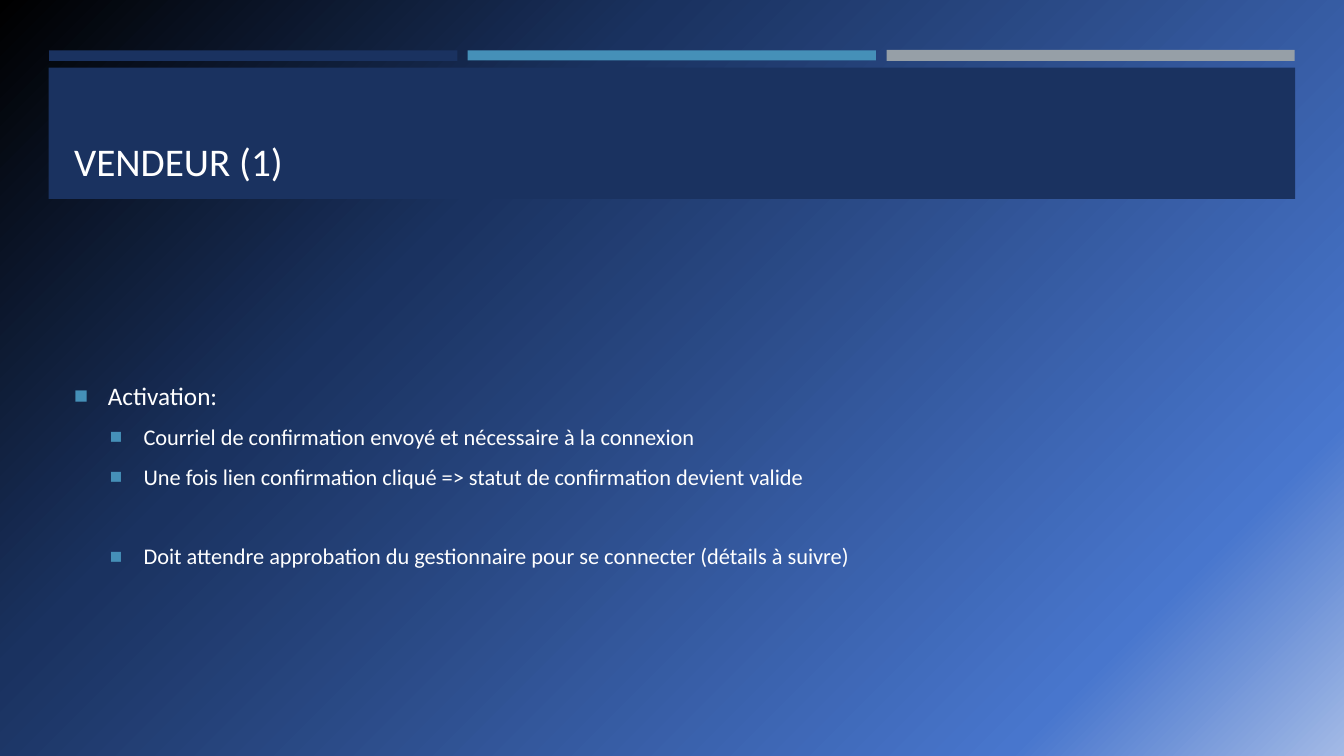
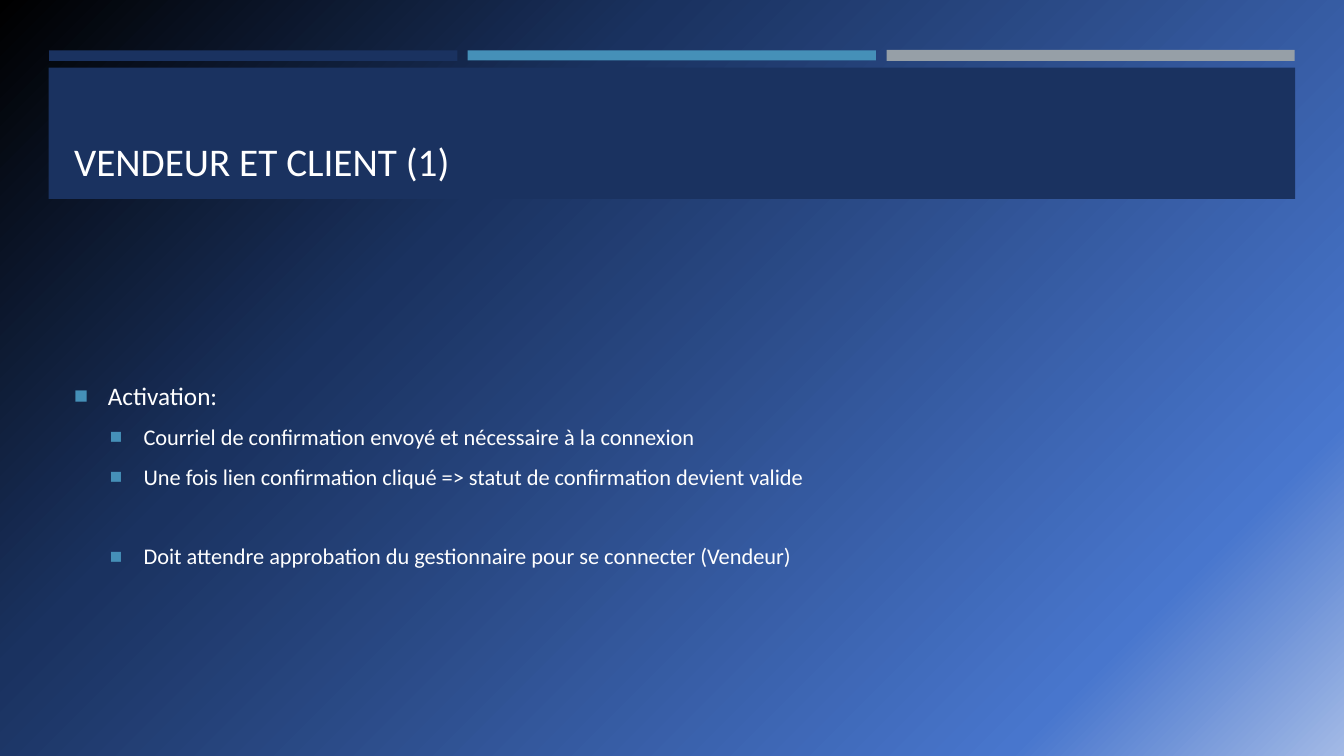
Before and after one commit to Rmoney3663/PROJET-COMMERCE-ELECTRONIQUE-1, a slide deck: slide 5 of PresentationFinalePetitesPuces.pptx. Drawn at 1344x756 pixels with LibreOffice and Linux fonts; fonts in the diff are those of the drawing. Boxes give left, top, right and bottom in pixels: in the first picture for what was removed or moved away, otherwise in the second. Text is boxed around its words. In the diff, an @@ line names an element or a change of style, - is before the commit and + after.

```diff
--- a/PresentationFinalePetitesPuces.pptx
+++ b/PresentationFinalePetitesPuces.pptx
@@ title at (74,147,450,182): text changed @@
-VENDEUR (1)
+VENDEUR ET CLIENT (1)
@@ text at (144,548,790,568): text changed @@
-  ■ Doit attendre approbation du gestionnaire pour se connecter (détails à suivre)
+  ■ Doit attendre approbation du gestionnaire pour se connecter (Vendeur)
```
Also in this commit, not shown: 3 other slides changed, 16 slides added, 1 slide removed.
